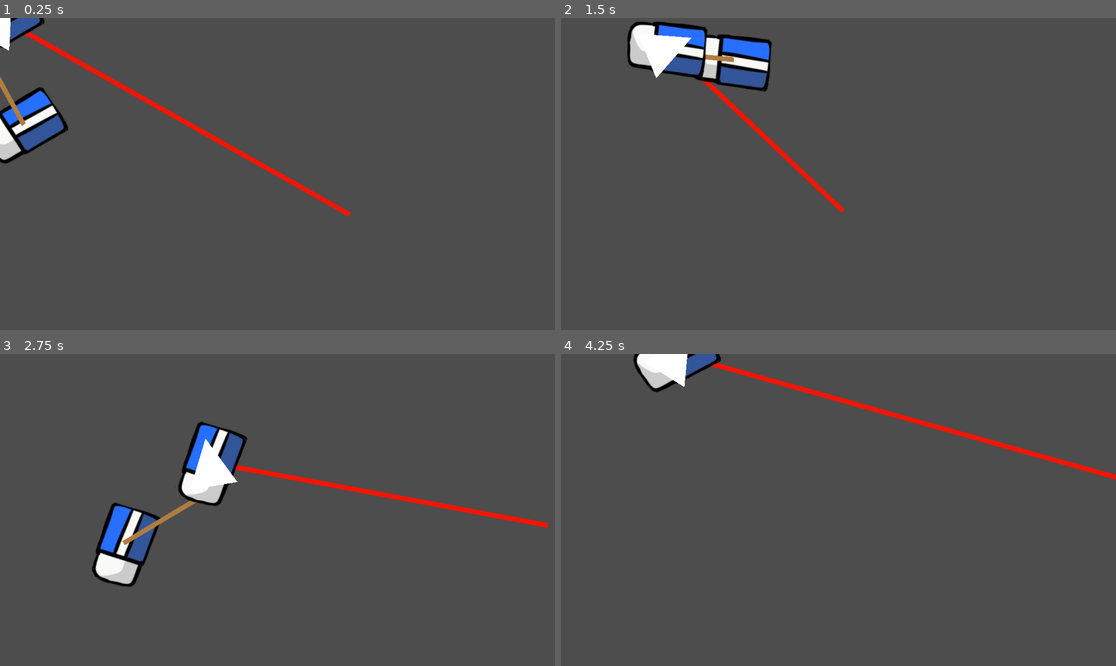
Above: before the commit, frames 1-4 (two rows, left to right).
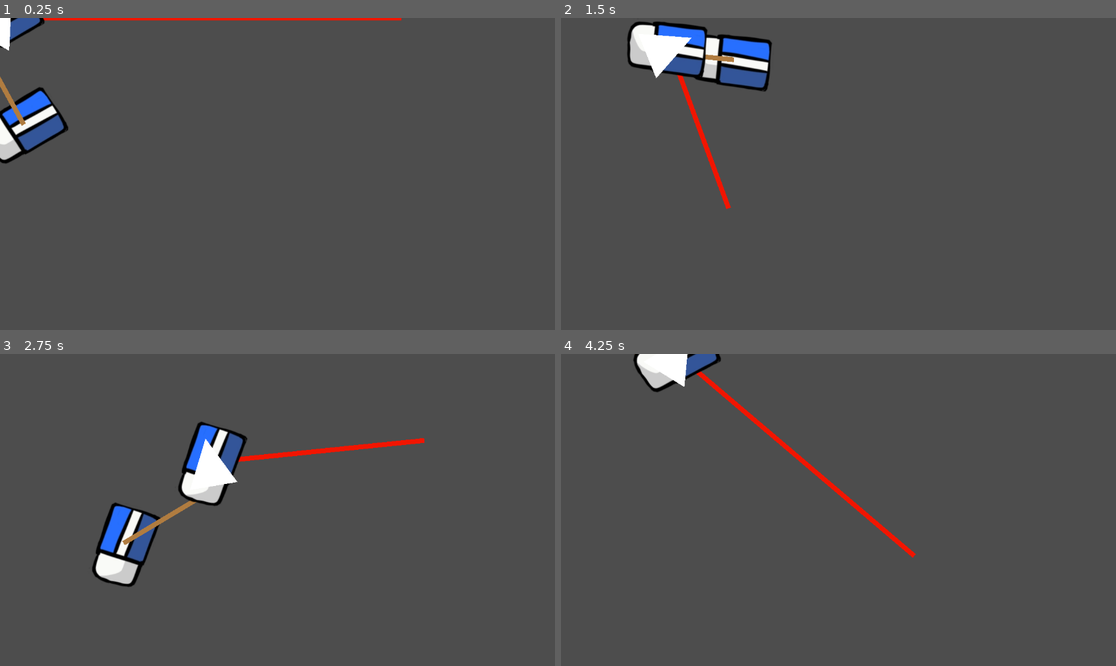
Above: after the commit, the same moments.

Repository: gnorris55/horseGameJam
Game: Godot game, scene res://Scenes/horse.tscn
The game is run twice, just before and just after one commit, with the same random seed, the same clock (stepped at 60 frames per second) and the same inputs.
Inputs (mouse positions are in pixels of both pictures, inside the frame that each line leads up to):
- Up to frame 1 (0.25 s): no input
- Up to frame 2 (1.5 s): move the mouse to (960, 158) at 0.52 s; hold Right (right) 0.53-1.28 s; click (960, 158) at 0.6 s; move the mouse to (727, 189) at 1.27 s; hold Down (down) from 1.28 s (still down); click (727, 189) at 1.35 s
- Up to frame 3 (2.75 s): move the mouse to (333, 441) at 2.02 s; release Down (down) at 2.03 s; hold Right (right) from 2.03 s (still down); click (333, 441) at 2.1 s
- Up to frame 4 (4.25 s): move the mouse to (810, 572) at 2.77 s; release Right (right) at 2.78 s; hold Up (up) 2.78-3.53 s; click (810, 572) at 2.85 s; move the mouse to (1005, 556) at 3.52 s; hold Left (left) from 3.53 s (still down); click (1005, 556) at 3.6 s

The runs differ from the first frame. In frame 1, 1.7% of the frame differs, in the area x 4-73%, y 0-64%; in frame 2, 1.0%; in frame 3, 1.5%; in frame 4, 2.1%, in the area x 24-100%, y 2-66%.

Commit message:
laser improved

Diff:
--- a/horsegamejam/Scenes/horse.tscn
+++ b/horsegamejam/Scenes/horse.tscn
@@ -26,6 +26,10 @@
 [node name="Line2D" type="Line2D" parent="weapons/mainWeapons"]
 points = PackedVector2Array(0, 0, 833, 0)
 default_color = Color(0.948262, 0.0830758, 0, 1)
+
+[node name="attack_timer" type="Timer" parent="weapons/mainWeapons"]
+one_shot = true
+autostart = true
 
 [node name="tailWeapons" type="Node2D" parent="weapons"]
 position = Vector2(-18, 63)
@@ -58,3 +62,5 @@
 
 [node name="horseSprite" type="Sprite2D" parent="."]
 texture = ExtResource("3_mx00m")
+
+[connection signal="timeout" from="weapons/mainWeapons/attack_timer" to="weapons/mainWeapons" method="_on_attack_timer_timeout"]
--- a/horsegamejam/Scripts/main_weapons.gd
+++ b/horsegamejam/Scripts/main_weapons.gd
@@ -2,6 +2,11 @@
 
 
 var attack_type = "laser"
+@onready var horse_node = get_node("/root/Horse")
+
+
+const LASER_ATTACK_TIME = 0.5
+
 
 # Called when the node enters the scene tree for the first time.
 func _ready() -> void:
@@ -10,11 +15,22 @@
 
 # Called every frame. 'delta' is the elapsed time since the previous frame.
 func _process(delta: float) -> void:
+	var vec = Vector2(get_global_mouse_position().x -horse_node.position.x,get_global_mouse_position().y -horse_node.position.y)
+	var angle = vec.angle()
 	if Input.is_action_just_pressed("attack"):
-		print("attacks")
 		if attack_type == "laser":
+			$attack_timer.wait_time = LASER_ATTACK_TIME
+			#$line2D.visible = true
 
-			#$line2D.visible = true
-			var vec = Vector2(get_global_mouse_position().x - get_parent().position.x,get_global_mouse_position().y - get_parent().position.y)
-			$Line2D.rotation = -get_node("/root/Horse").rotation
-			$Line2D.points = [get_parent().position,get_global_mouse_position()]
+			#print(str(get_parent().position.length()) + "   "+ str(vec.length()))
+			$Line2D.points = [Vector2(0,0),vec]
+
+
+			$Line2D.visible = true
+	$Line2D.rotation = -angle
+
+
+
+func _on_attack_timer_timeout() -> void:
+	$Line2D.visible = false
+	#pass # Replace with function body.
Not shown: 1 places in horsegamejam/Scenes/horse.tscn that only renumber resources
